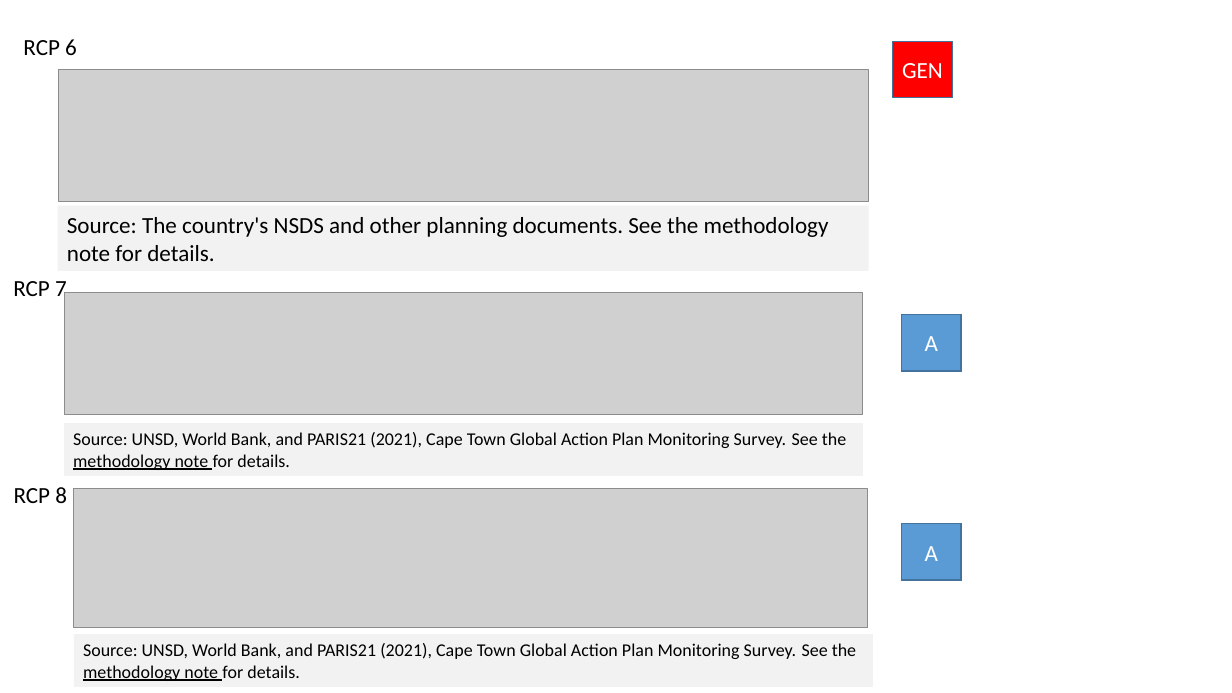
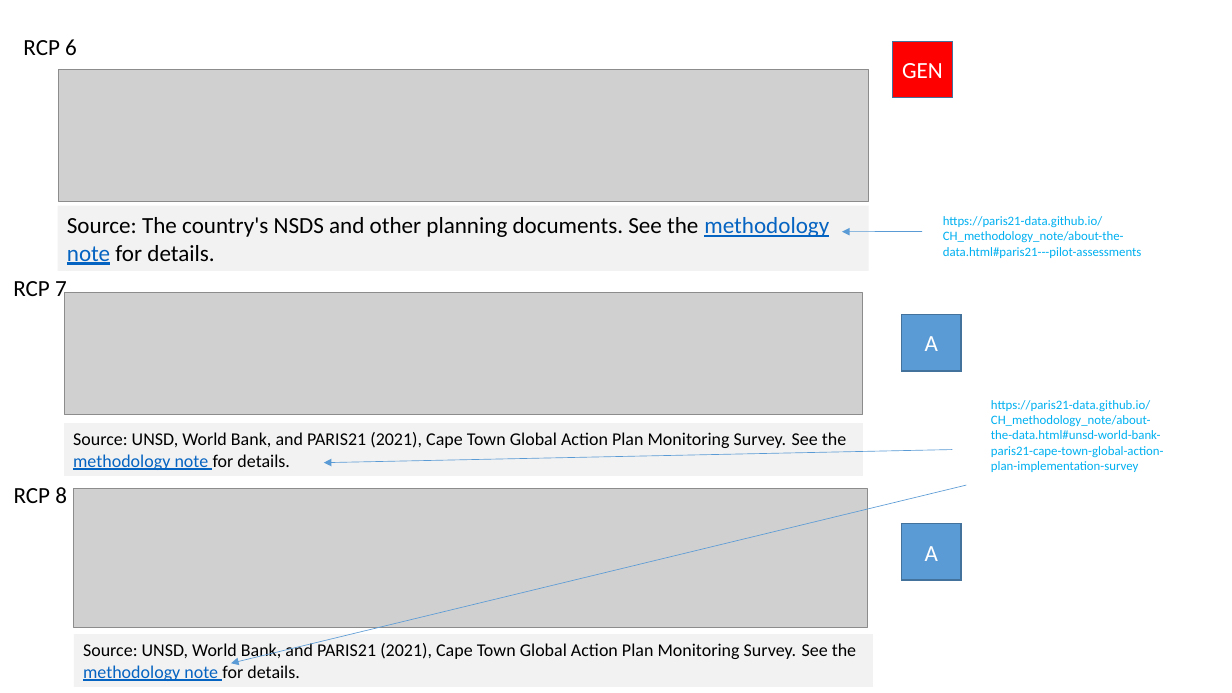
Before and after one commit to tian-y/Norway_factsheet, a slide deck: slide 16 of ChartExplainerAndUnitandSource_links.pptx. Drawn at 1232x693 pixels with LibreOffice and Linux fonts; fonts in the diff are those of the drawing; grey boxes stand for pictures. Boxes give left, top, right and bottom in pixels: in the first picture for what was removed or moved away, otherwise in the second. Text is boxed around its words. In the diff, an @@ line names an element or a change of style, - is before the commit and + after.

```diff
--- a/ChartExplainerAndUnitandSource_links.pptx
+++ b/ChartExplainerAndUnitandSource_links.pptx
@@ rectangle "Source: The country's NSDS and ..." at [57, 205, 869, 271]: text colour #000000 to #0563C1, underline on in "methodology note" @@
@@ arrow added from (922, 231) to (842, 232), #5B9BD5 0.5 pt @@
@@ text added at [943, 216, 1142, 258], 10 pt, text #00B0F0 @@
+https://paris21-data.github.io/CH_methodology_note/about-the-data.html#paris21---pilot-assessments
@@ text added at [991, 400, 1164, 472], 10 pt, text #00B0F0 @@
+https://paris21-data.github.io/CH_methodology_note/about-the-data.html#unsd-world-bank-paris21-cape-town-global-action-plan-implementation-survey
@@ rectangle "Source: UNSD, World Bank, and ..." at [64, 423, 863, 476]: text colour #000000 to #0563C1 in "methodology note" @@
@@ arrow added from (953, 450) to (323, 463), #5B9BD5 0.5 pt @@
@@ arrow added from (967, 485) to (231, 664), #5B9BD5 0.5 pt @@
@@ rectangle "Source: UNSD, World Bank, and ..." at [74, 634, 873, 687]: text colour #000000 to #0563C1 in "methodology note" @@
```
Also in this commit, not shown: 26 other slides changed, 6 other files.
